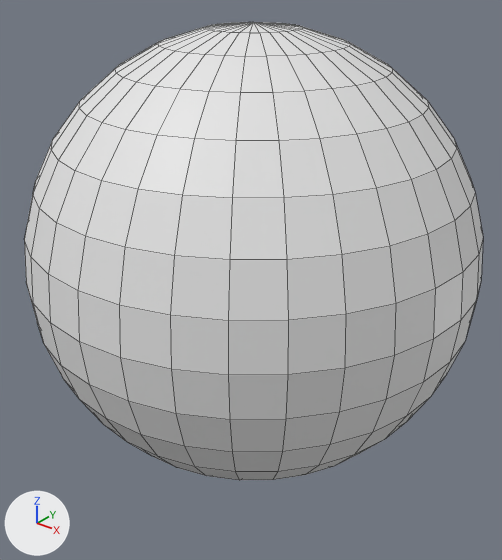
The FBX model Planets/untitled.fbx as it was, and as the next commit left it.
One viewpoint serves both versions: a 50 mm camera at (2.82, -2.86, 2.69) aimed at (0.58, -0.06, 0.96). The lights are fixed; the arrows at lower left show +X, +Y and +Z. Mesh edges are drawn as thin lines.

The first picture shows 'Сфера'.
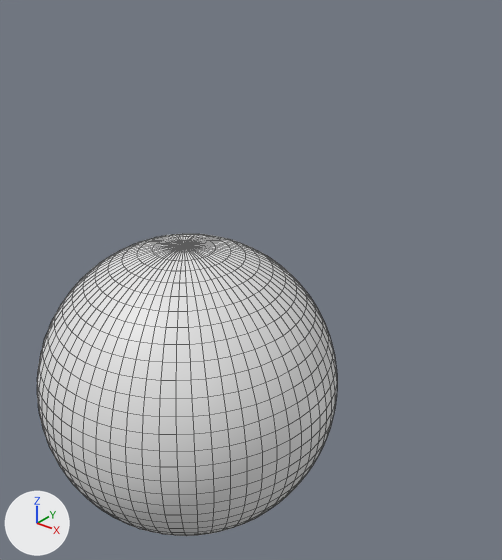
Boxes [x1, y1, x2, y2] around the edits, measured in the pictures (502 x 560 px):
'Сфера', reshaped, moved (35% narrower, 34% shorter): before [24, 22, 483, 480]; after [37, 234, 337, 536]
part 1 of me_сфера_001, added: after [37, 234, 337, 536]

Diff of the bpy script that builds the scene:
```diff
--- a/Planets/untitled.fbx.py
+++ b/Planets/untitled.fbx.py
@@ me_сфера_001 @@
 # used by ob_сфера; location = (1.0, -0.564, 1.41)
-me_сфера_001.from_pydata(...)  # 482 vertices, 512 faces; spans x -1.0..1.0, y -1.0..1.0, z -1.0..1.0
+me_сфера_001.from_pydata(...)  # 1986 vertices, 2048 faces; spans x -1.0..1.0, y -1.0..1.0, z -1.0..1.0
+# me_сфера_001 part 1: 1504 vertices added at x -1.0..1.0, y -1.0..1.0, z -1.0..1.0
@@ ob_сфера @@
 ob_сфера = bpy.data.objects.new('Сфера', me_сфера_001)
-ob_сфера.location = (1.0, -0.564, 1.41)
+ob_сфера.location = (0.0, 0.0, 0.0)
```
